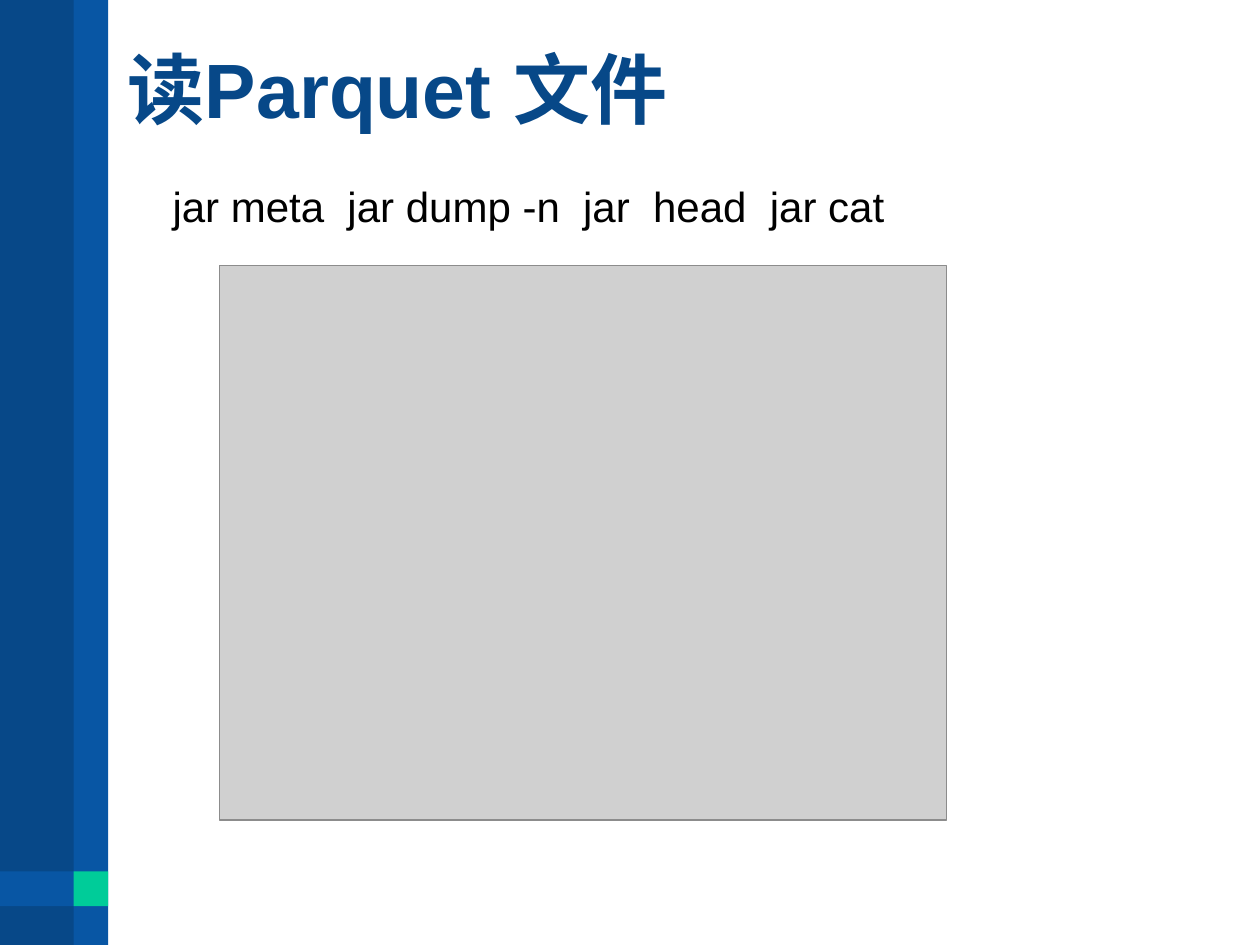
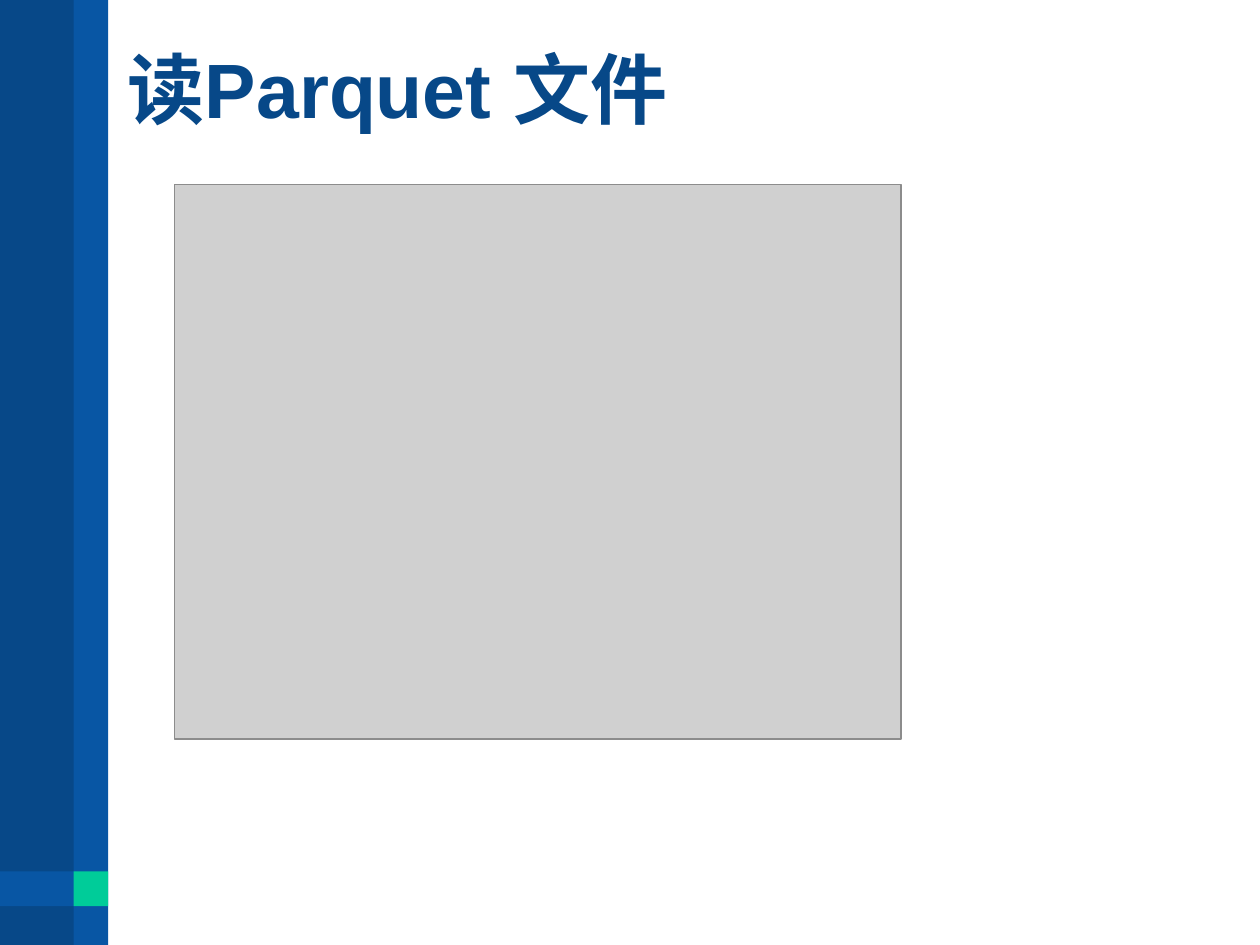
Before and after one commit to wxyzjf/parquet_20200823, a slide deck: slide 28 of SPARK Parquet 简谈.pptx (slide 31 before the commit). Drawn at 1260x945 pixels with LibreOffice and Linux fonts; fonts in the diff are those of the drawing; grey boxes stand for pictures. Boxes give left, top, right and bottom in pixels: in the first picture for what was removed or moved away, otherwise in the second. Text is boxed around its words. In the diff, an @@ line names an element or a change of style, - is before the commit and + after.

```diff
--- a/SPARK Parquet 简谈.pptx
+++ b/SPARK Parquet 简谈.pptx
@@ text removed at [173,191,884,231] @@
-jar meta jar dump -n jar head jar cat
@@ picture: place and size @@
-picture at [219,266,946,820]
+picture at [174,185,901,740]
```
Also in this commit, not shown: 11 other slides changed, 3 slides removed.
